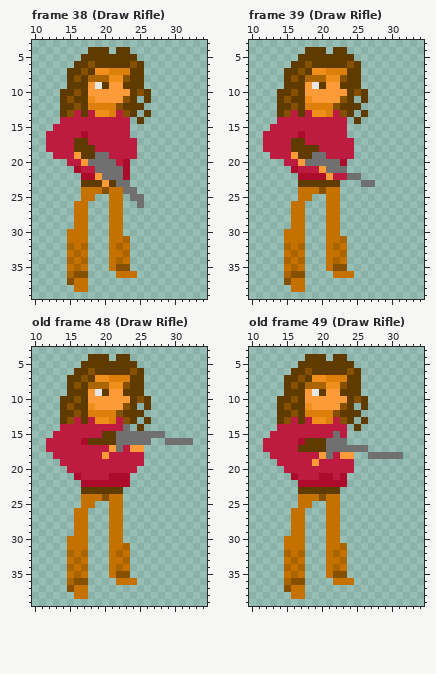
Edited in one commit: pixel-art file (Assets/Characters/Test/TemplateAnimationLargeCharacter.ase). That is the earlier state.
40x40 pixels, 186 frames. Shown: frame 38 (Draw Rifle): x 10..34, y 3..39; frame 39 (Draw Rifle): x 10..34, y 3..39; old frame 48 (Draw Rifle): x 10..34, y 3..39; old frame 49 (Draw Rifle): x 10..34, y 3..39. The commit also changed other frames, which this record leaves out.
The result:
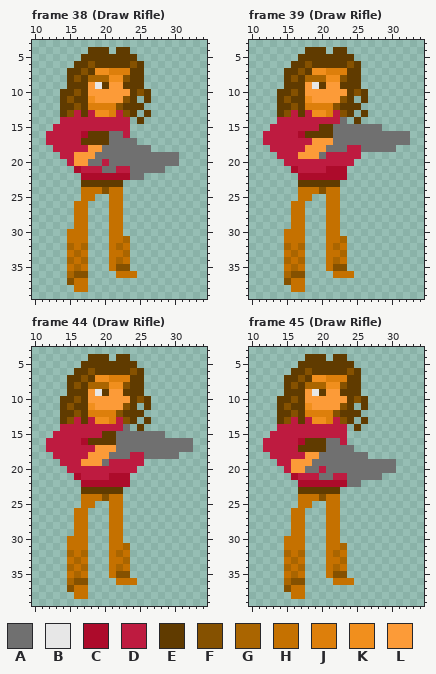
Palette (. is transparent): A #707070  B #e7e7e7  C #ad0b2b  D #be1b40  E #603b00  F #855100  G #aa6500  H #c57100  J #dd7f0b  K #f18f1d  L #fc9b38
The commit says: Update multiple character animations
Changes in this commit:
frames 186 -> 178
--- frame 38 (Draw Rifle), layers "Gun", "Main"
@@ x 10..34 @@
 15 ...DDDDDDDDDDD...........
-16 ..DDDDDCDDDDDD...........
-17 ..DDDDEEDDDDDDD..........
-18 ..DDDDEEEDDDDDD..........
-19 ...DDDLEEAADDDD..........
-20 .....DDLAAAADC...........
-21 ......CDDAAAAC...........
-22 .......CCLAAAC...........
-23 .......EEELEAA...........
-24 .......HHHFHHAA..........
-25 .......HH..HH.AA.........
-26 ......HH...HH..A.........
+16 ..DDDDDCEEEAAD...........
+17 ..DDDDDEEEEAAAA..........
+18 ...DDDDDLLAAAAAAA........
+19 ....DDLLLAAAAAAAAAAAA....
+20 .....DLLAADAAAAAAAAAA....
+21 ......CDDDAADDAAAAA......
+22 .......CCCCCCCAA.........
+23 .......EEEEEE............
+24 .......HHHFHH............
+25 .......HH..HH............
+26 ......HH...HH............
 27 ......HH...HH............
--- frame 39 (Draw Rifle), layers "Gun", "Main"
@@ x 10..34 @@
 13 ....EFDEDKKJDFE.E........
-14 ....DDDDDDDDDD.E.........
-15 ...DDDDDDDDDDD...........
-16 ..DDDDDCDDDDDD...........
-17 ..DDDDEEDDDDDDD..........
-18 ..DDDDEEEEDDDDD..........
-19 ...DDDLEEAADDDD..........
-20 .....DDLAAAAAC...........
-21 ......CDDDLAAA...........
-22 .......CCCCLDDAA.........
-23 .......EEEEEE...AA.......
+14 ....DDDDDDDDDA.E.........
+15 ...DDDDDDDEEAAAAAAA......
+16 ..DDDDDCEEEEAAAAAAAAAAA..
+17 ..DDDDDDDLLLAAAAAAAAAAA..
+18 ...DDDDDLLLAAADDAAAAA....
+19 ....DDDLLLADDDDD.........
+20 .....DDDDDDDDDD..........
+21 ......CDDDDCCC...........
+22 .......CCCCCCC...........
+23 .......EEEEEE............
 24 .......HHHFHH............
--- frame 44 (Draw Rifle) against old frame 48 (Draw Rifle), layers "Gun", "Main"
@@ x 10..34 @@
 15 ...DDDDDDDEEAAAAAAA......
-16 ..DDDDDCEEEEAAAAA..AAAA..
-17 ..DDDDDDDDDLADLL.........
-18 ...DDDDDDDLDDDDD.........
-19 ....DDDDDDDDDDDD.........
+16 ..DDDDDCEEEEAAAAAAAAAAA..
+17 ..DDDDDDDLLLAAAAAAAAAAA..
+18 ...DDDDDLLLAAADDAAAAA....
+19 ....DDDLLLADDDDD.........
 20 .....DDDDDDDDDD..........
--- frame 45 (Draw Rifle) against old frame 49 (Draw Rifle), layers "Gun", "Main"
@@ x 10..34 @@
 14 ....DDDDDDDDDD.E.........
-15 ...DDDDDDDDDAD...........
-16 ..DDDDDCEEEAAA...........
-17 ..DDDDDEEEEAAAAAA........
-18 ...DDDDDDDLADLL..AAAAA...
-19 ....DDDDDLDDDDD..........
-20 .....DDDDDDDDDD..........
-21 ......CDDDCCDC...........
-22 .......CCCCCCC...........
+15 ...DDDDDDDDDDD...........
+16 ..DDDDDCEEEAAD...........
+17 ..DDDDDEEEEAAAA..........
+18 ...DDDDDLLAAAAAAA........
+19 ....DDLLLAAAAAAAAAAAA....
+20 .....DLLAADAAAAAAAAAA....
+21 ......CDDDAADDAAAAA......
+22 .......CCCCCCCAA.........
 23 .......EEEEEE............
Changed places in both pictures, as pixel boxes (x1, y1, x2, y2):
changed: (46, 131, 179, 208)
changed: (263, 117, 410, 187)
changed: (81, 438, 193, 466)
changed: (291, 431, 403, 487)
